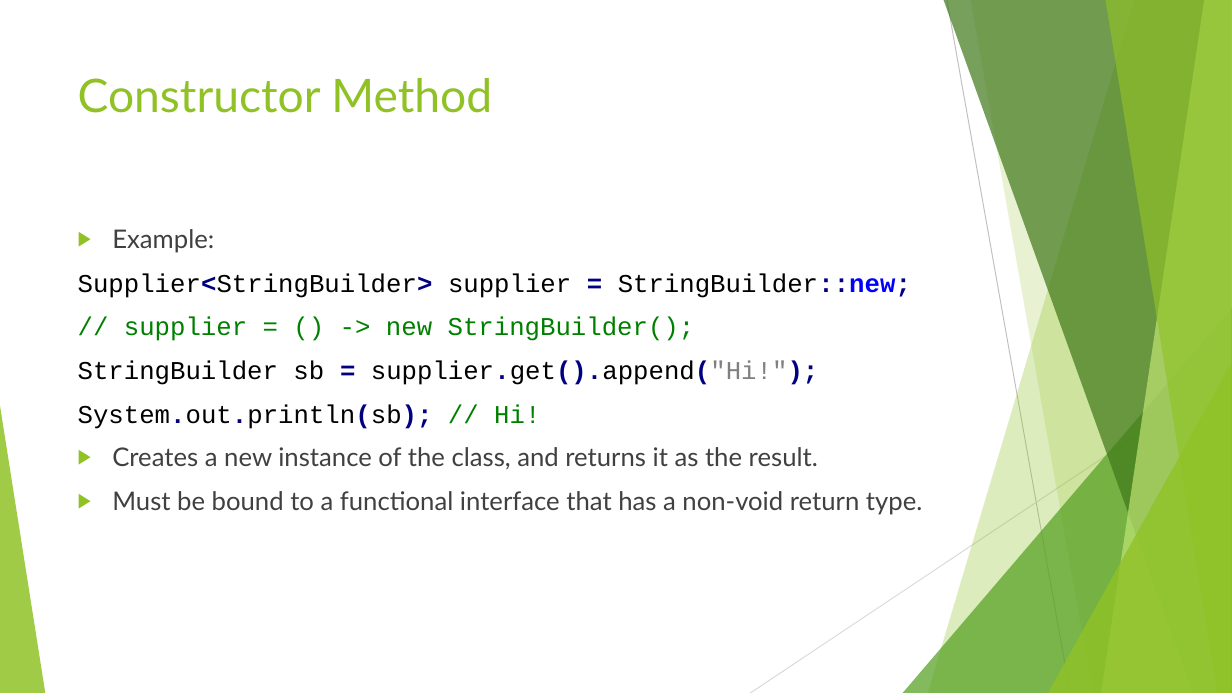
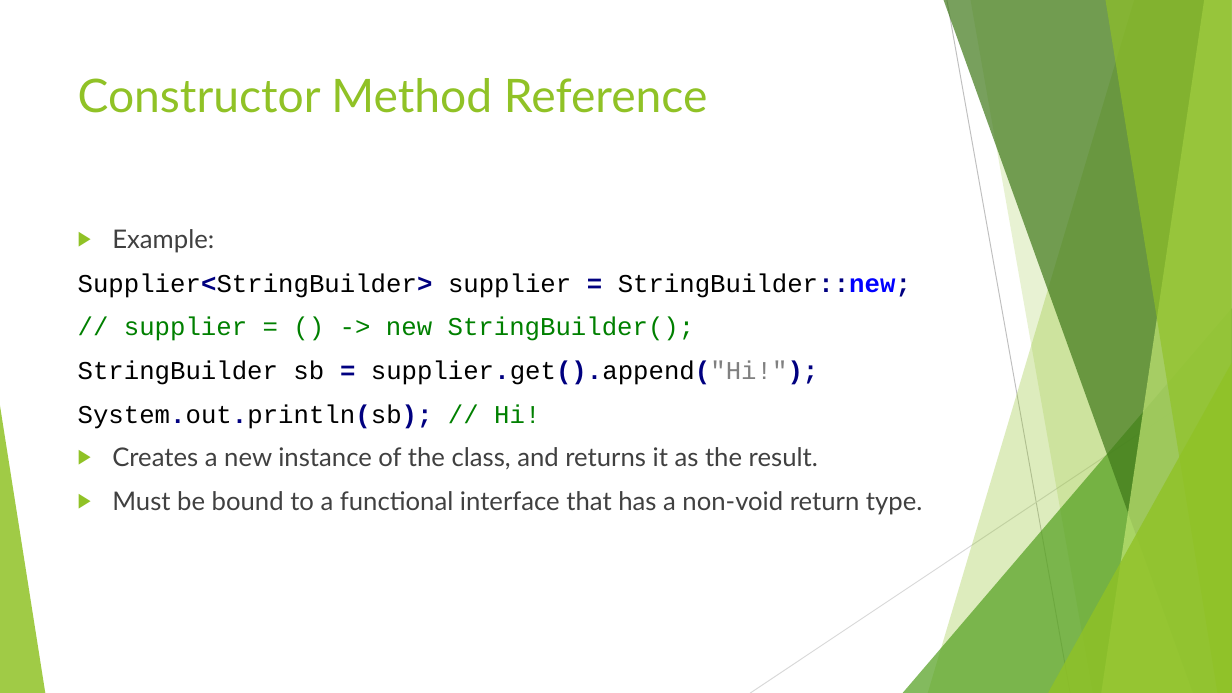
Before and after one commit to RichardRoda/2017-CodePaLOUsa-Lambda, a slide deck: slide 21 of Learning to Love the Lambda in the Stream.pptx (slide 20 before the commit). Drawn at 1232x693 pixels with LibreOffice and Linux fonts; fonts in the diff are those of the drawing. Boxes give left, top, right and bottom in pixels: in the first picture for what was removed or moved away, otherwise in the second. Text is boxed around its words. In the diff, an @@ line names an element or a change of style, - is before the commit and + after.

```diff
--- a/Learning to Love the Lambda in the Stream.pptx
+++ b/Learning to Love the Lambda in the Stream.pptx
@@ title at [78, 78, 708, 113]: text changed @@
-Constructor Method
+Constructor Method Reference
```
Also in this commit, not shown: 2 other slides changed, 3 slides added, 3 other files.
